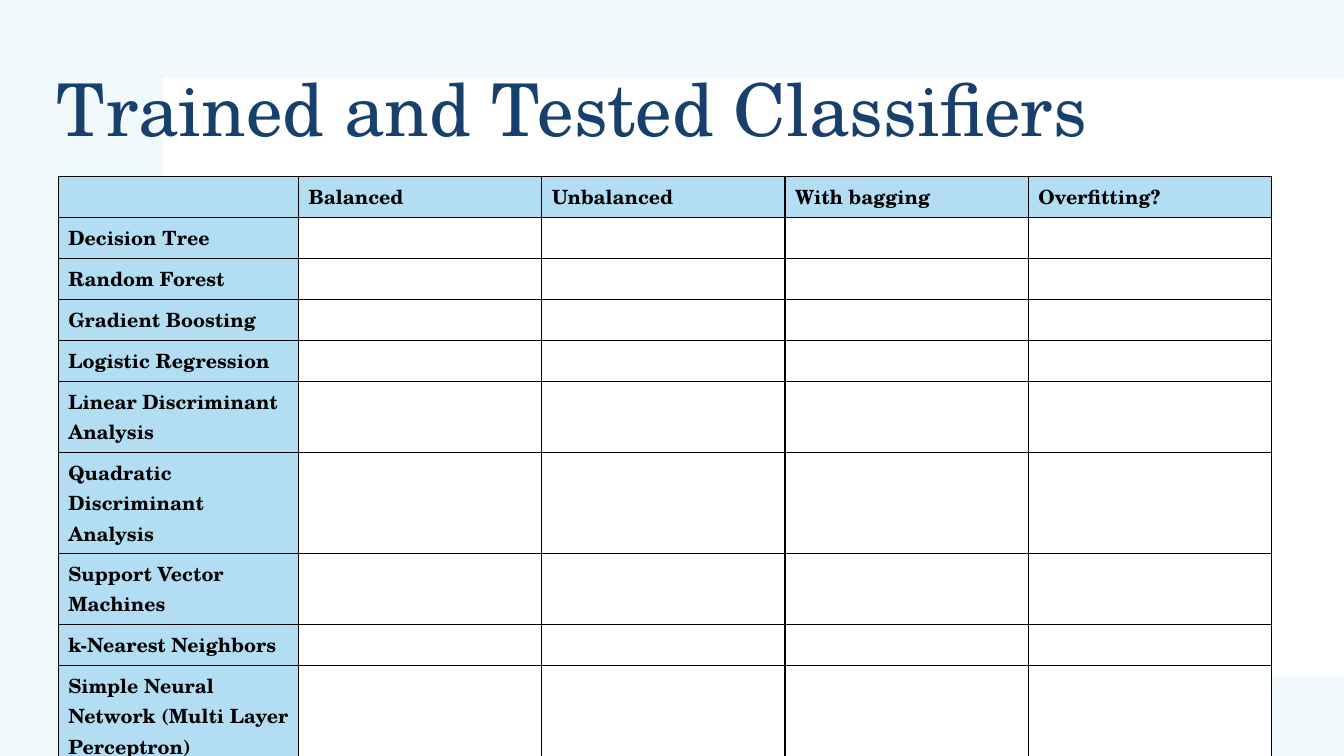
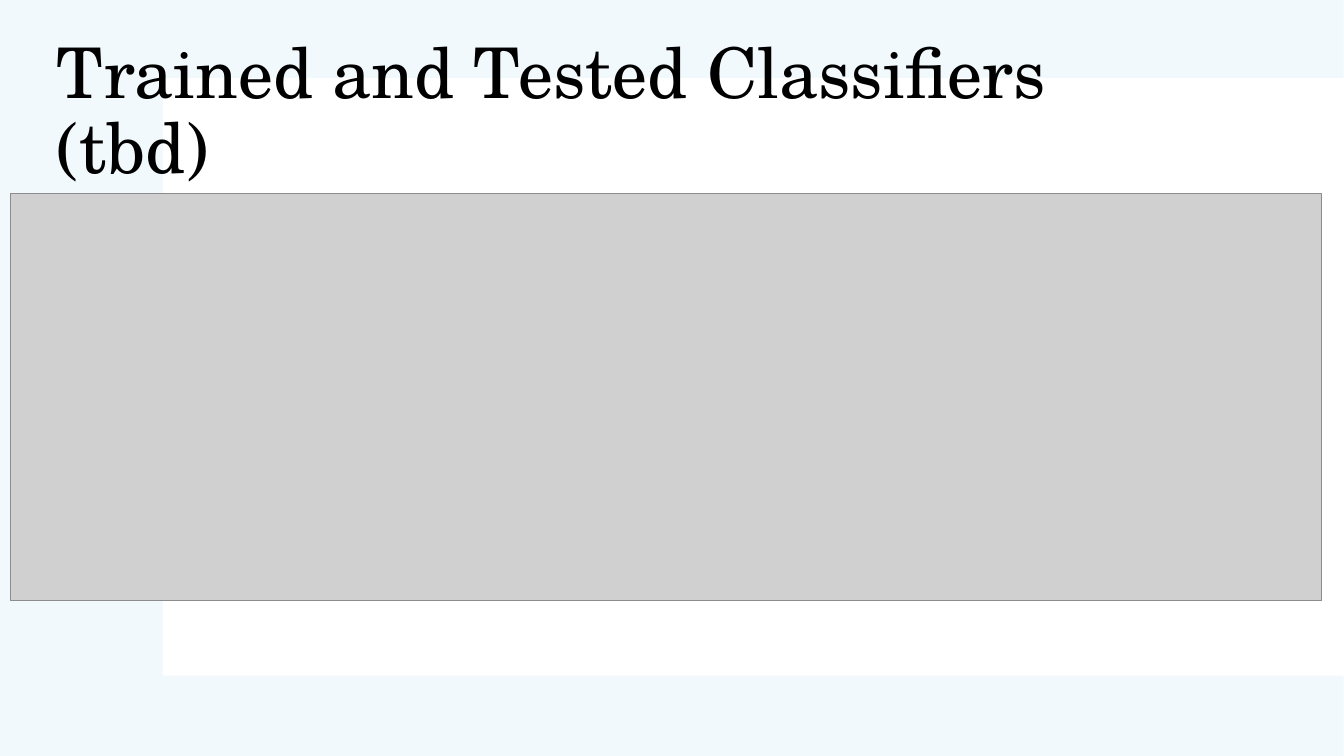
Before and after one commit to AtK42/ML_stonks_2021, a slide deck: slide 5 of Group2_ML_Project_Presentation.pptx (slide 6 before the commit). Drawn at 1344x756 pixels with LibreOffice and Linux fonts; fonts in the diff are those of the drawing; grey boxes stand for pictures. Boxes give left, top, right and bottom in pixels: in the first picture for what was removed or moved away, otherwise in the second. Text is boxed around its words. In the diff, an @@ line names an element or a change of style, - is before the commit and + after.

```diff
--- a/Group2_ML_Project_Presentation.pptx
+++ b/Group2_ML_Project_Presentation.pptx
@@ text at <box>56,46,1046,182</box>: text changed; size 52 to 50 pt; text colour #17406D to #000000 @@
-Trained and Tested Classifiers
+Trained and Tested Classifiers (tbd)
@@ table removed at <box>58,176,1270,756</box>, 10 rows, 5 columns @@
- | Balanced | Unbalanced | With bagging | Overfitting?
-Decision Tree |  |  |  | 
-Random Forest |  |  |  | 
-Gradient Boosting |  |  |  | 
-Logistic Regression |  |  |  | 
-Linear Discriminant Analysis |  |  |  | 
-Quadratic Discriminant Analysis |  |  |  | 
-Support Vector Machines |  |  |  | 
-k-Nearest Neighbors |  |  |  | 
-Simple Neural Network (Multi Layer Perceptron) |  |  |  | 
@@ picture added at <box>10,194,1322,601</box> @@
```
Also in this commit, not shown: 9 other slides changed, 1 slide removed.
